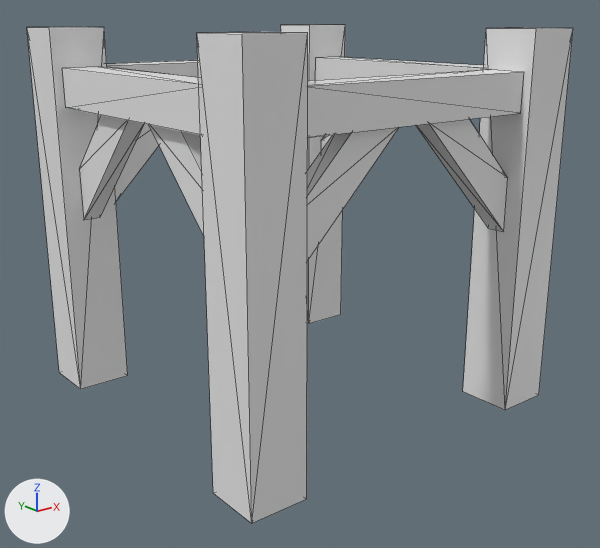
The glTF model Assets/Models/Scenario/wood-structure.glb: old version first, new version second.
Both versions are drawn from a 50 mm camera at (-1.378, -1.761, 1.035) aimed at (-0.01, -0.052, 0.351). Every picture has the same lights, and +X, +Y and +Z are marked at lower left. The older version comes first. Mesh edges are drawn as thin lines. Materials are left out; every surface is plain grey. Vertices at exactly the same position are counted once.

The first picture shows 'wood-structure'.
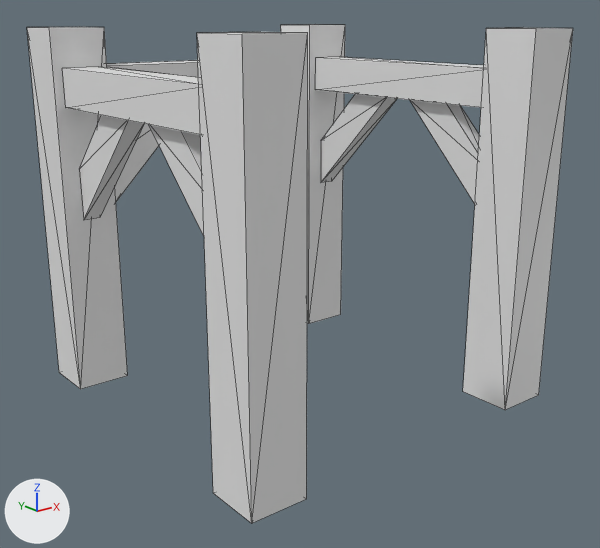
Pixel boxes [x1, y1, x2, y2] of what changed, in the pictures (600 x 548 px):
part 1 of me_wood_structure, deleted
    before: [308, 70, 524, 137]
part 2 of me_wood_structure, deleted
    before: [307, 127, 399, 261]
part 3 of me_wood_structure, deleted
    before: [416, 119, 508, 232]

What the commit changed:
me_wood_structure is used by ob_wood_structure; location (0.0, 0.0, 0.0).
me_wood_structure had 128 vertices, 144 faces and spanned x -0.5..0.5, y -0.5..0.5, z 0.0..1.0.
me_wood_structure now has 104 vertices, 120 faces and spans x -0.5..0.5, y -0.5..0.5, z 0.0..1.0.
me_wood_structure part 1: the loose piece of 8 vertices spanning x -0.35..0.35, y -0.475..-0.375, z 0.8..0.9 is deleted.
me_wood_structure part 2: the loose piece of 8 vertices spanning x -0.35..-0.043, y -0.45..-0.4, z 0.493..0.8 is deleted.
me_wood_structure part 3: the loose piece of 8 vertices spanning x 0.043..0.35, y -0.45..-0.4, z 0.493..0.8 is deleted.
